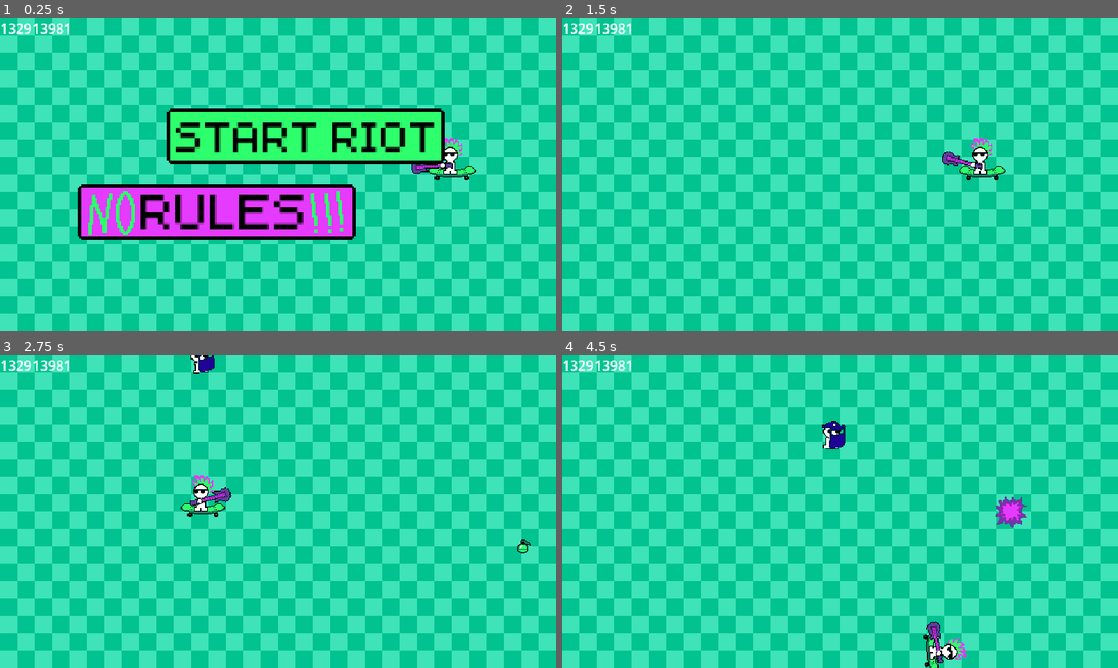
Above: before the commit, frames 1-4 (two rows, left to right).
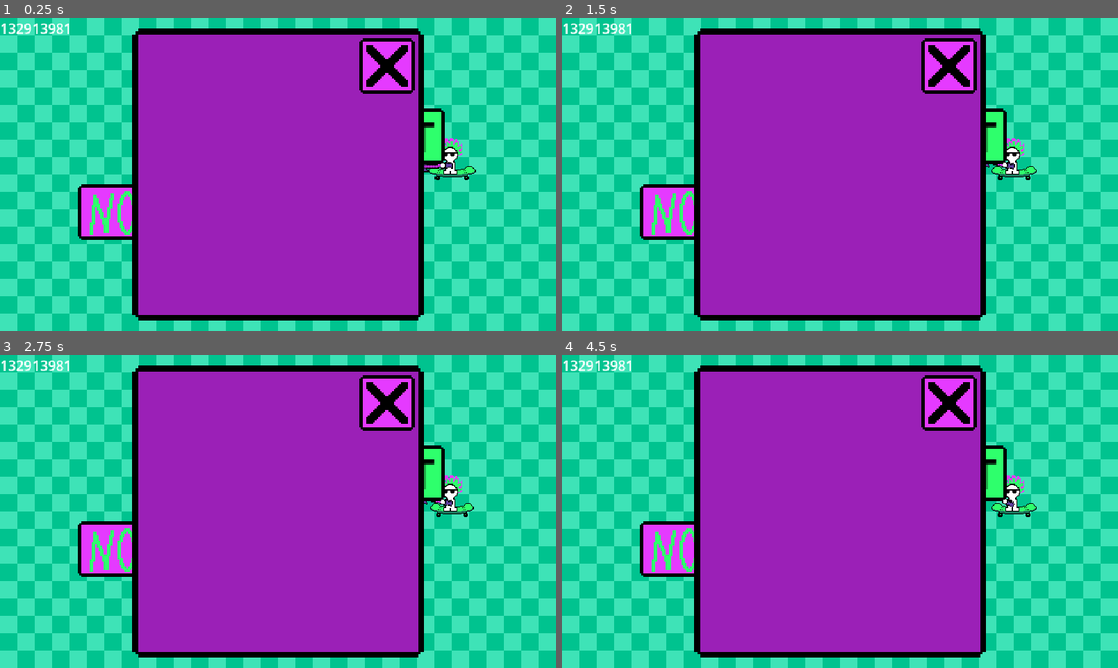
Above: after the commit, the same moments.

Repository: KyleTiley/PlayfulAnarchy
Game: Godot game, scene res://main.tscn
Same seed, same stepped clock (60 frames per second), same inputs: the game is played once before the commit and once after it.
Inputs (mouse positions are in pixels of both pictures, inside the frame that each line leads up to):
- Up to frame 1 (0.25 s): no input
- Up to frame 2 (1.5 s): click (951, 64) at 0.52 s; click "START RIOT" at 1.25 s
- Up to frame 3 (2.75 s): click (305, 473) at 2 s, where only the run after the commit has a clickable "START RIOT"
- Up to frame 4 (4.5 s): move the mouse to (962, 495) at 2.77 s; hold D (right_input) 2.78-3.53 s; move the mouse to (728, 527) at 3.52 s; hold S (down_input) 3.53-4.28 s; move the mouse to (895, 442) at 4.27 s; hold D (right_input) from 4.28 s (still down)

The runs differ from the first frame. In frame 1, 49% of the frame differs, in the area x 15-77%, y 3-97%; in frame 2, 52%; in frame 3, 52%; in frame 4, 52%, in the area x 14-86%, y 3-100%.

Commit message:
fixed

Diff:
--- a/main.tscn
+++ b/main.tscn
@@ -11,7 +11,9 @@
 [ext_resource type="FontFile" uid="uid://j3p0hpvourpq" path="res://Assets/pixeltiley.ttf" id="9_feiii"]
 [ext_resource type="Texture2D" uid="uid://0iyvixp4ps5x" path="res://Assets/RulesButton1.png" id="9_gkb0k"]
 [ext_resource type="Texture2D" uid="uid://def1gqg4cmopf" path="res://Assets/RulesButton2.png" id="10_60i2t"]
+[ext_resource type="Texture2D" uid="uid://rrm117ghto32" path="res://Assets/RulesPopup.png" id="11_vi1af"]
 [ext_resource type="Texture2D" uid="uid://c4adfwv0se44x" path="res://Assets/NO.png" id="12_3a6oy"]
+[ext_resource type="Texture2D" uid="uid://p7ggmtbyy8kn" path="res://Assets/CloseButton.png" id="12_tmwf6"]
 [ext_resource type="Texture2D" uid="uid://bm5swhtfn7v1s" path="res://Assets/Exclame.png" id="13_ndpvt"]
 
 [sub_resource type="RectangleShape2D" id="RectangleShape2D_nbo67"]
@@ -167,49 +169,77 @@
 
 [node name="TextureRect" type="TextureRect" parent="Menu/RulesButton"]
 layout_mode = 0
-offset_left = 6.0
+offset_left = 7.0
 offset_top = 3.5
-offset_right = 33.0
+offset_right = 34.0
 offset_bottom = 28.5
 texture = ExtResource("12_3a6oy")
 
 [node name="Label" type="Label" parent="Menu/RulesButton"]
 texture_filter = 1
-offset_left = 35.5
-offset_top = 6.0
-offset_right = 132.5
-offset_bottom = 39.0
+offset_left = 41.0
+offset_top = 7.5
+offset_right = 123.0
+offset_bottom = 36.5
 theme_override_colors/font_color = Color(0, 0, 0, 1)
 theme_override_fonts/font = ExtResource("9_feiii")
-theme_override_font_sizes/font_size = 30
+theme_override_font_sizes/font_size = 25
 text = "RULES"
 
 [node name="TextureRect2" type="TextureRect" parent="Menu/RulesButton"]
 texture_filter = 1
 layout_mode = 0
-offset_left = 133.5
+offset_left = 128.5
+offset_top = 4.0
+offset_right = 132.5
+offset_bottom = 27.0
+texture = ExtResource("13_ndpvt")
+
+[node name="TextureRect3" type="TextureRect" parent="Menu/RulesButton"]
+texture_filter = 1
+layout_mode = 0
+offset_left = 138.0
+offset_top = 3.5
+offset_right = 142.0
+offset_bottom = 26.5
+texture = ExtResource("13_ndpvt")
+
+[node name="TextureRect4" type="TextureRect" parent="Menu/RulesButton"]
+texture_filter = 1
+layout_mode = 0
+offset_left = 147.5
 offset_top = 5.0
-offset_right = 137.5
+offset_right = 151.5
 offset_bottom = 28.0
 texture = ExtResource("13_ndpvt")
 
-[node name="TextureRect3" type="TextureRect" parent="Menu/RulesButton"]
-texture_filter = 1
-layout_mode = 0
-offset_left = 141.5
-offset_top = 4.5
-offset_right = 145.5
-offset_bottom = 27.5
-texture = ExtResource("13_ndpvt")
-
-[node name="TextureRect4" type="TextureRect" parent="Menu/RulesButton"]
-texture_filter = 1
-layout_mode = 0
-offset_left = 149.0
-offset_top = 4.0
-offset_right = 153.0
-offset_bottom = 27.0
-texture = ExtResource("13_ndpvt")
+[node name="Rules" type="Control" parent="Menu"]
+layout_mode = 1
+anchors_preset = 15
+anchor_right = 1.0
+anchor_bottom = 1.0
+grow_horizontal = 2
+grow_vertical = 2
+
+[node name="TextureRect" type="TextureRect" parent="Menu/Rules"]
+texture_filter = 1
+layout_mode = 1
+offset_left = 152.0
+offset_top = 12.0
+offset_right = 248.0
+offset_bottom = 108.0
+scale = Vector2(3.5, 3.5)
+texture = ExtResource("11_vi1af")
+
+[node name="TextureButton" type="TextureButton" parent="Menu/Rules"]
+texture_filter = 1
+layout_mode = 0
+offset_left = 413.0
+offset_top = 23.0
+offset_right = 445.0
+offset_bottom = 55.0
+scale = Vector2(2, 2)
+texture_normal = ExtResource("12_tmwf6")
 
 [connection signal="StartGame" from="Game" to="Game/Player" method="_on_game_start_game"]
 [connection signal="StartGame" from="Game" to="Game/CopSpawner" method="_on_game_start_game"]
Not shown: 1 places in main.tscn that only renumber resources
